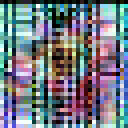
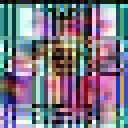
Comparing the layer stacks of the two 128 x 128 images. Changes:
renamed "Layer 3" to "Layer 8", blend color → normal, painted on it over bbox(0, 8, 128, 104)
removed layer "Layer 4" over bbox(20, 8, 40, 104)
removed layer "Layer 5 copy 3" over bbox(92, 8, 104, 104)
removed layer "Layer 5 copy 2" over bbox(96, 8, 108, 104)
removed layer "Layer 5 copy" over bbox(100, 8, 112, 104)
removed layer "Layer 5" over bbox(104, 8, 116, 104)
painted on "Layer 1" over bbox(0, 8, 128, 104)
